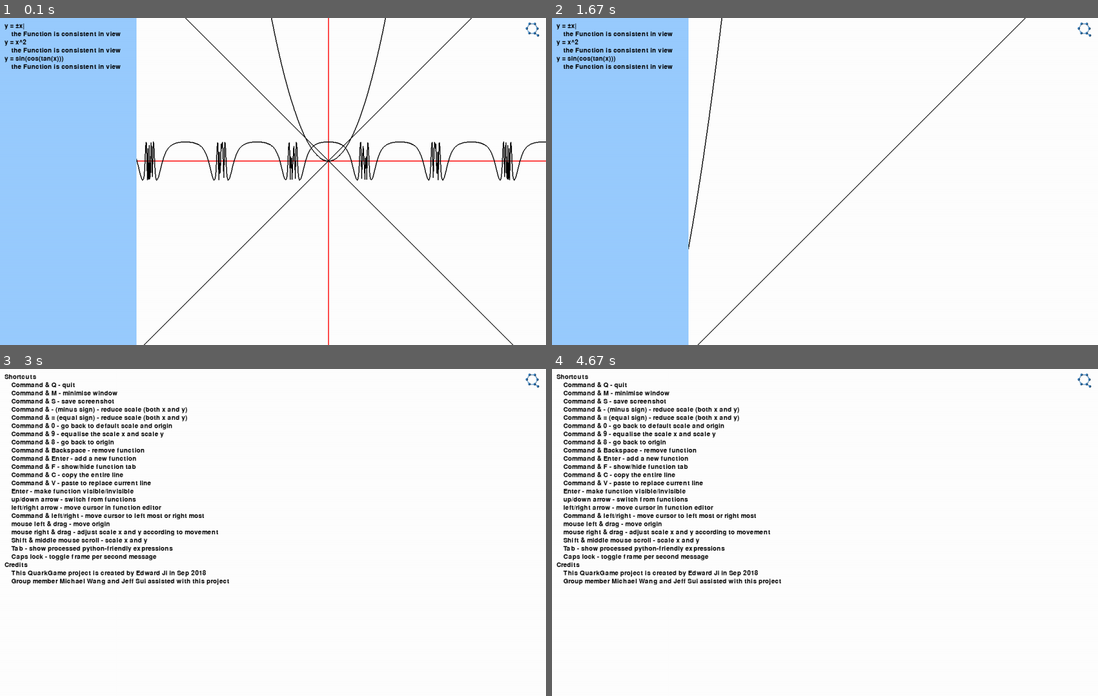
Above: before the commit, frames 1-4 (two rows, left to right).
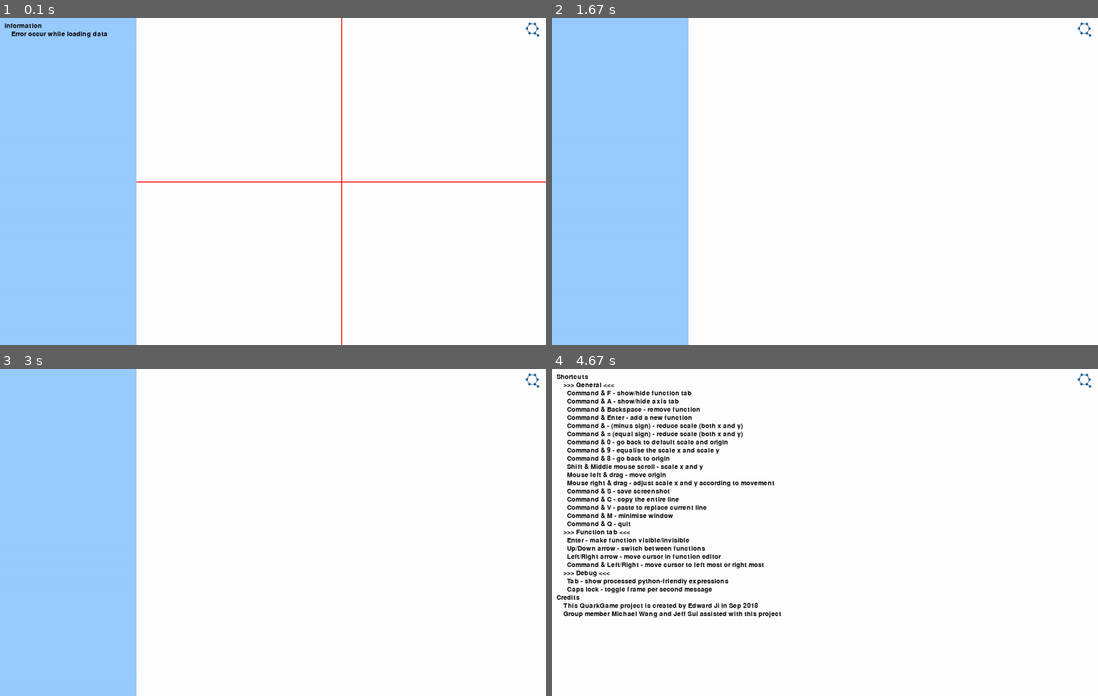
Above: after the commit, the same moments.

Repository: Quark-Games/YEquals
Game: pygame game, started from func_sim.py
Same seed, same stepped clock (60 frames per second), same inputs: the game is played once before the commit and once after it.
Inputs (mouse positions are in pixels of both pictures, inside the frame that each line leads up to):
- Up to frame 1 (0.1 s): no input
- Up to frame 2 (1.67 s): press the mouse at (1087, 24) at 0.37 s; move the mouse to (1021, 99) at 0.47 s; release the mouse at (950, 174) at 0.6 s; press the mouse at (1087, 24) at 0.7 s; move the mouse to (1054, 122) at 0.8 s; release the mouse at (1016, 220) at 0.93 s; tap Caps Lock at 1 s; press the mouse at (1087, 24) at 1.37 s; move the mouse to (934, 109) at 1.47 s; release the mouse at (786, 194) at 1.6 s
- Up to frame 3 (3 s): click (535, 375) at 2.55 s; press the mouse at (535, 378) at 2.87 s; move the mouse to (458, 408) at 2.97 s
- Up to frame 4 (4.67 s): release the mouse at (934, 437) at 3.1 s; click (1087, 375) at 4.62 s

The runs differ from the first frame. In frame 1, 4.1% of the frame differs, in the area x 0-100%, y 0-100%; in frame 2, 1.2%; in frame 3, 26%, in the area x 0-42%, y 0-100%; in frame 4, 8.1%.

Commit message:
shotcut txt update

Diff:
--- /dev/null
+++ b/assets/shortcuts.txt
@@ -0,0 +1,26 @@
+>>> General <<<
+  Command & F - show/hide function tab
+  Command & A - show/hide axis tab
+  Command & Backspace - remove function
+  Command & Enter - add a new function
+  Command & - (minus sign) - reduce scale (both x and y)
+  Command & = (equal sign) - reduce scale (both x and y)
+  Command & 0 - go back to default scale and origin
+  Command & 9 - equalise the scale x and scale y
+  Command & 8 - go back to origin
+  Shift & Middle mouse scroll - scale x and y
+  Mouse left & drag - move origin
+  Mouse right & drag - adjust scale x and y according to movement
+  Command & S - save screenshot
+  Command & C - copy the entire line
+  Command & V - paste to replace current line
+  Command & M - minimise window
+  Command & Q - quit
+>>> Function tab <<<
+  Enter - make function visible/invisible
+  Up/Down arrow - switch between functions
+  Left/Right arrow - move cursor in function editor
+  Command & Left/Right - move cursor to left most or right most
+>>> Debug <<<
+  Tab - show processed python-friendly expressions
+  Caps lock - toggle frame per second message
--- a/func_sim.py
+++ b/func_sim.py
@@ -26,7 +26,7 @@
 pygame.display.set_icon(icon_img)
 
 clock = pygame.time.Clock()
-FPS = 30
+FPS = 60
 
 font = pygame.font.Font(None, 20)
 logo_img = pygame.image.load("quarkgame_logo.png")
@@ -73,6 +73,7 @@
                 coor.origin = pickle.load(f)
                 coor.scalex = pickle.load(f)
                 coor.scaley = pickle.load(f)
+                coor.axis_show = pickle.load(f)
             if Func.family:
                 Func.active = Func.family[Func._act_index]
         except Exception as e:
@@ -84,6 +85,7 @@
             pickle.dump(coor.origin, f)
             pickle.dump(coor.scalex, f)
             pickle.dump(coor.scaley, f)
+            pickle.dump(coor.axis_show, f)
 
     def screenshot():
         pygame.image.save(display, SS_PATH)
@@ -137,18 +139,23 @@
         self.origin = [display_width / 2 + 150, display_height / 2]
         self.scalex = 50
         self.scaley = 50
+        self.axis_show = True
 
     def axis(self):
-        pygame.draw.line(display,
-                         RED,
-                         (0, self.origin[1]),
-                         (display_width, self.origin[1]),
-                         Coordinate._stroke_width)
-        pygame.draw.line(display,
-                         RED,
-                         (self.origin[0], 0),
-                         (self.origin[0], display_height),
-                         Coordinate._stroke_width)
+        if self.axis_show:
+            pygame.draw.line(display,
+                             RED,
+                             (0, self.origin[1]),
+                             (display_width, self.origin[1]),
+                             Coordinate._stroke_width)
+            pygame.draw.line(display,
+                             RED,
+                             (self.origin[0], 0),
+                             (self.origin[0], display_height),
+                             Coordinate._stroke_width)
+
+    def grid(self):
+        pass
 
     def chori(self, move_x, move_y):
         self.origin[0] += move_x
@@ -174,7 +181,8 @@
             Func.family.append(self)
             Func.set_act(len(Func.family) - 1)
         else:
-            message.put_delayed(display, "Number of Function reached maximum")
+            message.put_delayed(display,
+                                "Number of expression reached maximum")
 
     def set_act(index):
         if not tab.visible:
@@ -204,7 +212,7 @@
             else:
                 Func.set_act(index)
         else:
-            message.put_delayed(display, "No Function to remove")
+            message.put_delayed(display, "No graph expression to remove")
 
     def move_cursor(self, move):
         if not tab.visible:
@@ -318,13 +326,13 @@
 
         # display Function status
         if not self.visible:
-            msg = "the Function is set to invisible"
+            msg = "the graph is set to invisible"
         elif not self.drawability:
-            msg = "the Function is not drawable"
+            msg = "the graph is not drawable"
         elif self.drawability != display_width:
-            msg = "the Function is not consistent"
-        else:
-            msg = "the Function is consistent in view"
+            msg = "the graph is not consistent"
+        else:
+            msg = "the graph is consistent in view"
         message.indent()
         message.put(display, msg)
         message.unindent()
@@ -355,7 +363,7 @@
         coor.chori((w - old_w) / 2, (h - old_h) / 2)
 
 
-data = File("data")
+data = File("data.p")
 message = Message()
 coor = Coordinate()
 tab = Tab()
@@ -365,7 +373,7 @@
     global display_width, display_height, shortcuts
 
     data.get()
-    with open("shortcuts", 'r') as f:
+    with open("shortcuts.txt", 'r') as f:
         shortcuts = [line.replace('\n', '') for line in f.readlines()]
 
     while True:
@@ -421,6 +429,8 @@
                             coor.chori(150, 0)
                         else:
                             coor.chori(-150, 0)
+                    elif event.key == K_a:
+                        coor.axis_show = not coor.axis_show
                     elif event.key == K_c:
                         if not tab.visible:
                             message.put_delayed(display,
@@ -575,7 +585,7 @@
         clock.tick(FPS)
 
 
-try:
-    main()
-except Exception as e:
-    error(e.__class__.__name__)
+# try:
+main()
+# except Exception as e:
+#     error(e.__class__.__name__)
Binary file removed: assets/data
Not shown, removed: assets/shortcuts
